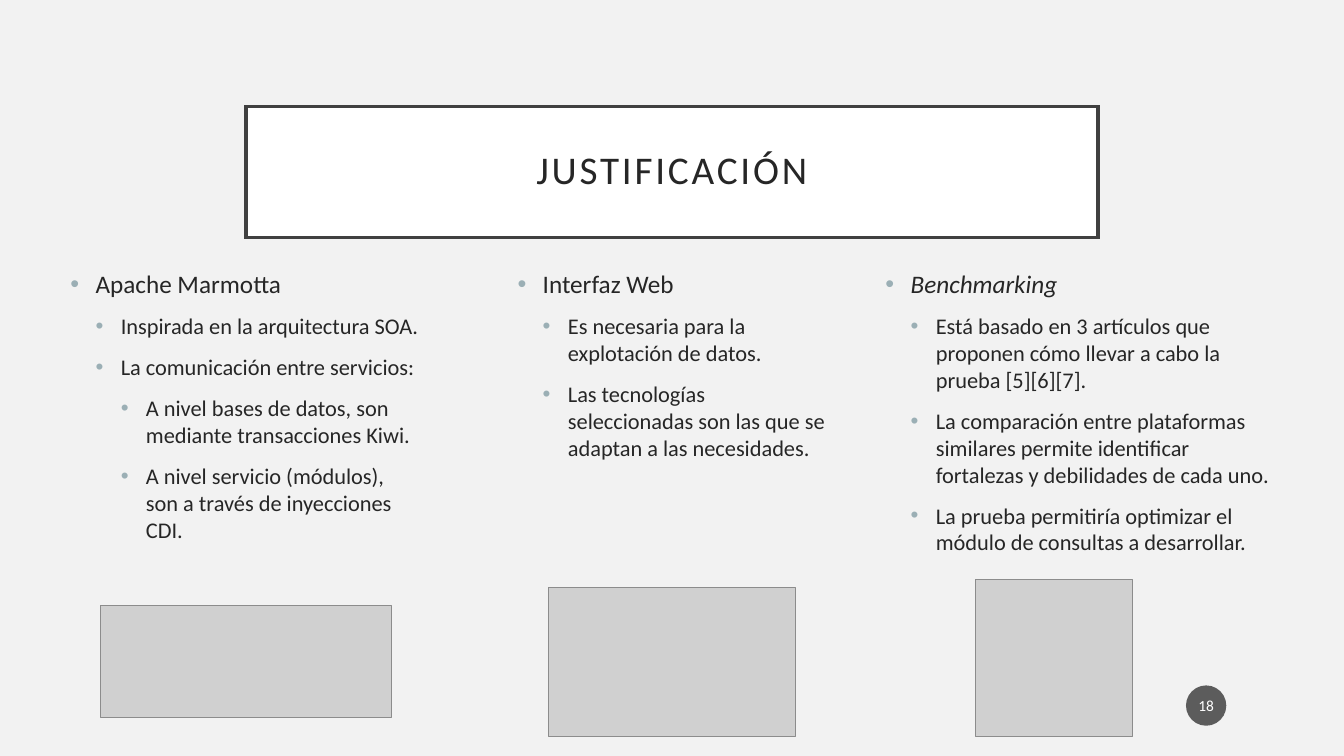
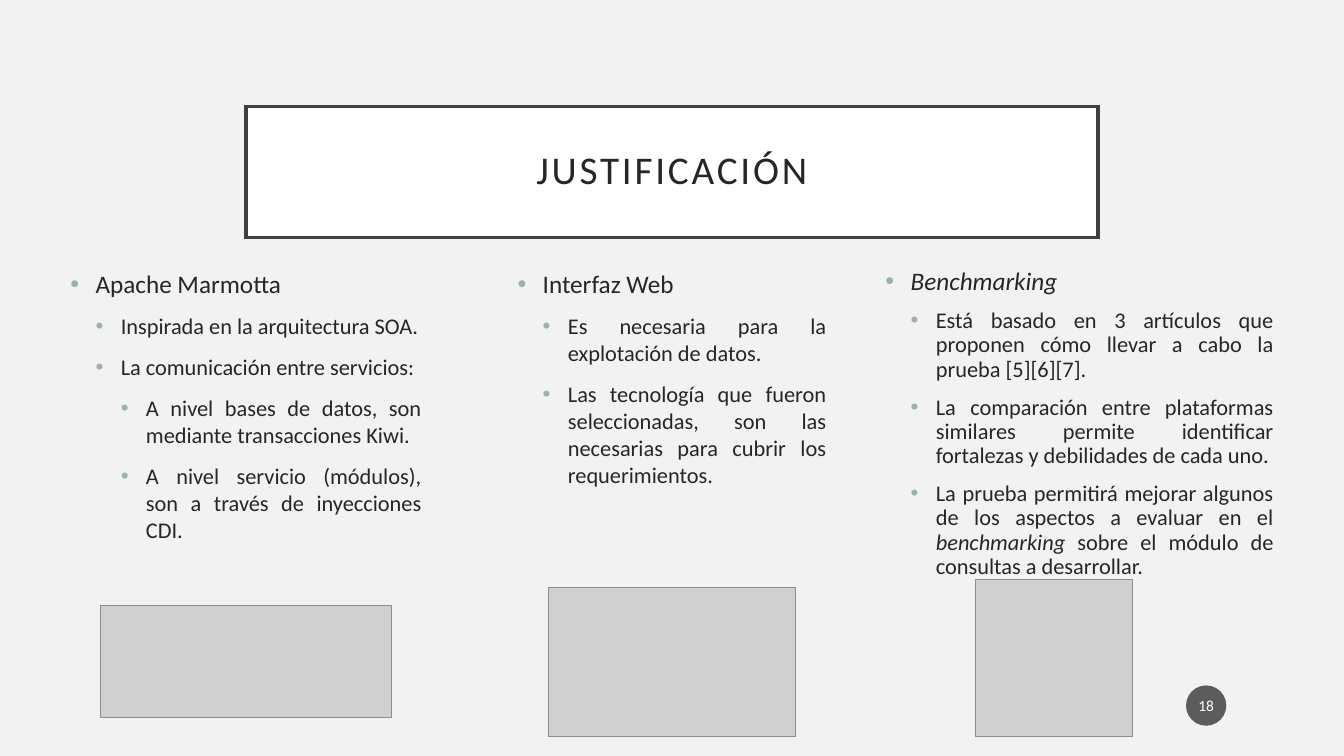
Before and after one commit to Osw1997/Proyecto-Terminal-1, a slide deck: slide 18 of Final/Presentacion.pptx. Drawn at 1344x756 pixels with LibreOffice and Linux fonts; fonts in the diff are those of the drawing; grey boxes stand for pictures. Boxes give left, top, right and bottom in pixels: in the first picture for what was removed or moved away, otherwise in the second. Text is boxed around its words. In the diff, an @@ line names an element or a change of style, - is before the commit and + after.

```diff
--- a/Final/Presentacion.pptx
+++ b/Final/Presentacion.pptx
@@ text at <box>911,272,1274,467</box>: line spacing 1 to 0.9; alignment left to justified @@
@@ text at <box>121,318,422,538</box>: alignment left to justified @@
@@ text at <box>568,318,778,365</box>: alignment left to justified @@
@@ text at <box>568,386,827,487</box>: text changed @@
-  • Las tecnologías seleccionadas son las que se adaptan a las necesidades.
+  • Las tecnología que fueron seleccionadas, son las necesarias para cubrir los requerimientos.
@@ text at <box>936,485,1274,580</box>: text changed @@
-  • La prueba permitiría optimizar el módulo de consultas a desarrollar.
+  • La prueba permitirá mejorar algunos de los aspectos a evaluar en el benchmarking sobre el módulo de consultas a desarrollar.
```
Also in this commit, not shown: 11 other slides changed, 10 slides added.
